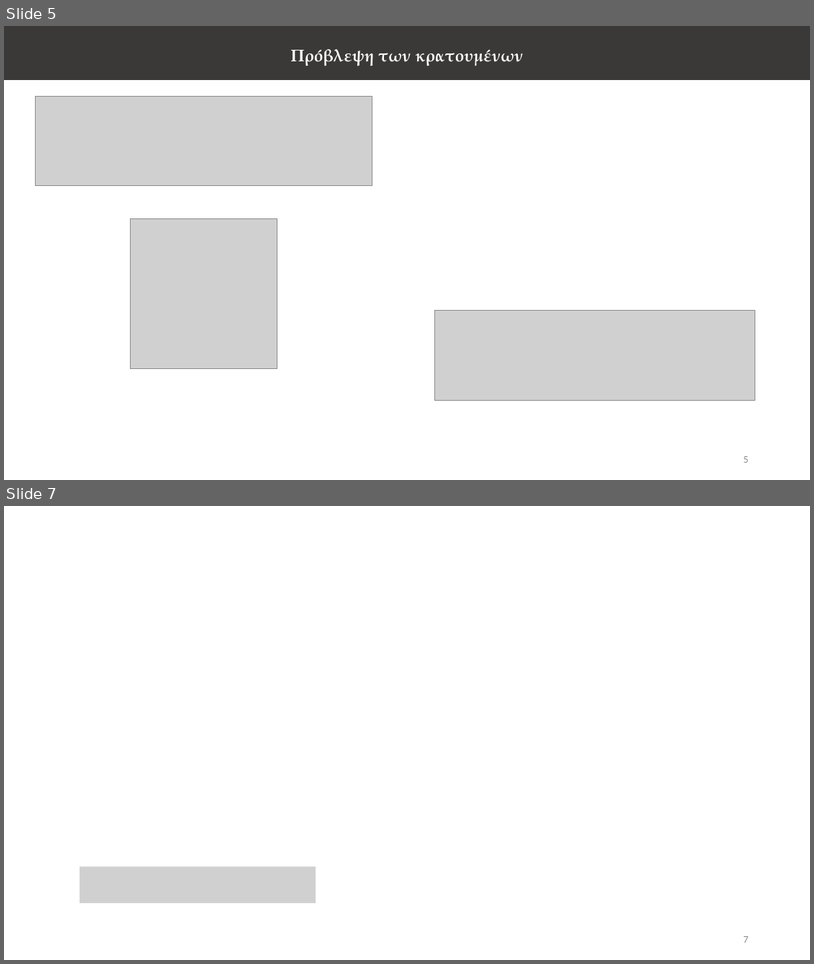
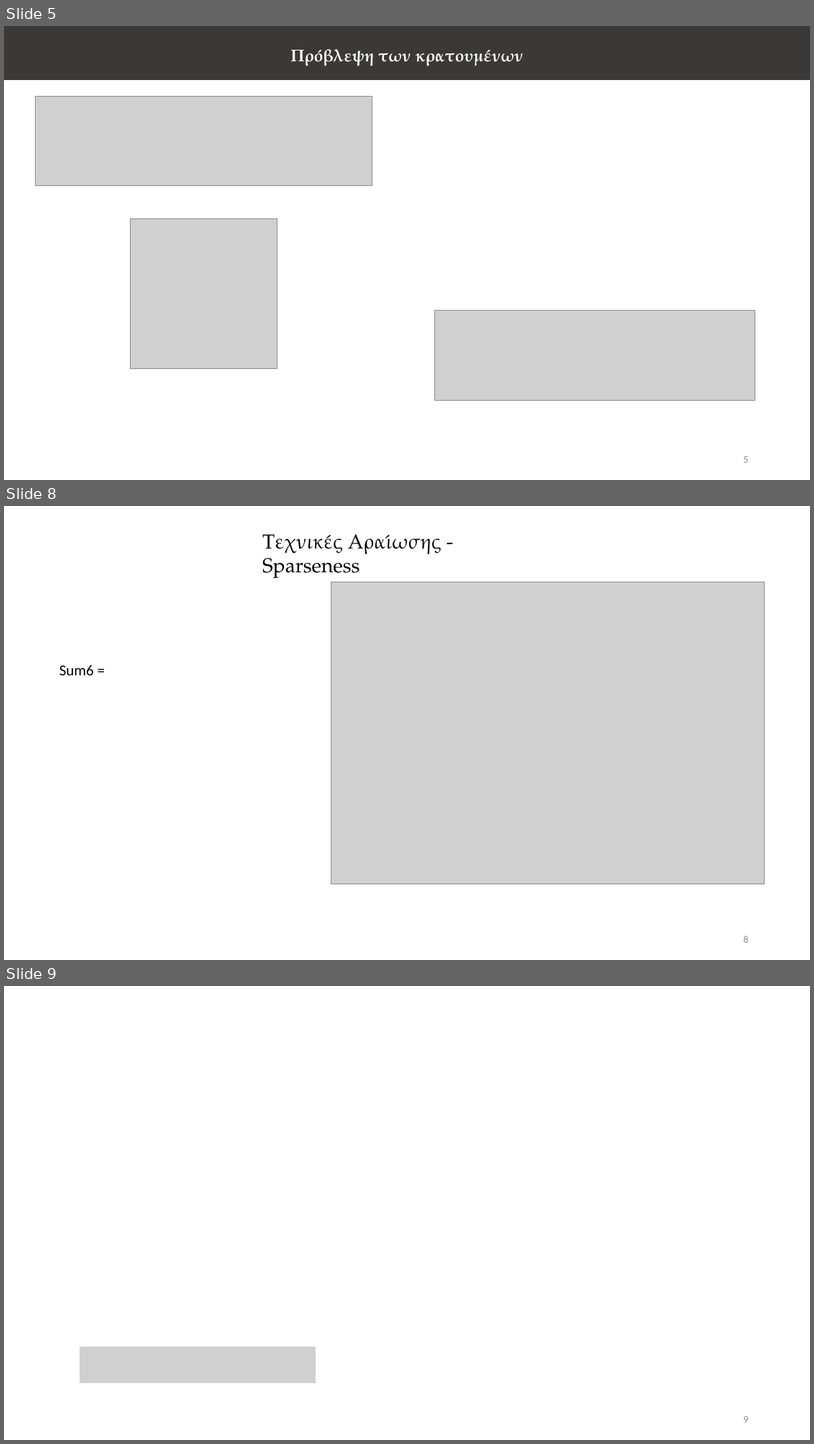
Before and after one commit to vassilas/THESIS_DOC, a slide deck: Presentation/Presentation.pptx. Shown one above the other, each under a label of ours: slides 5 and 7 before the commit, slides 5, 8 and 9 after it; the slides between them are not shown. The pictures are 814x964 and 814x1444 pixels, drawn with LibreOffice and Linux fonts; fonts in the diff are those of the drawing; grey boxes stand for pictures. Boxes give left, top, right and bottom in pixels: in the first picture for what was removed or moved away, otherwise in the second. Text is boxed around its words. In the diff, an @@ line names an element or a change of style, - is before the commit and + after.

Commit message:
Update sparse diagram

```diff
--- a/Presentation/Presentation.pptx
+++ b/Presentation/Presentation.pptx
@@ slide 8 added at bbox=[4, 506, 810, 960], background #FFFFFF @@
@@ text added at bbox=[262, 534, 442, 578], 24 pt, text #000000 @@
+Τεχνικές Αραίωσης - Sparseness
@@ picture added at bbox=[332, 582, 764, 884] @@
@@ text added at bbox=[59, 664, 94, 675], 18 pt, text #000000 @@
+Sum6 =
@@ page number added at bbox=[743, 935, 748, 942], 12 pt, text #8C8C8C @@
+8
@@ what was slide 7 is now slide 9 @@
@@ page number at bbox=[743, 1416, 748, 1422]: text changed @@
-7
+9
```
Also in this commit, not shown: 1 slide changed, 1 other slide added, 3 other files.
